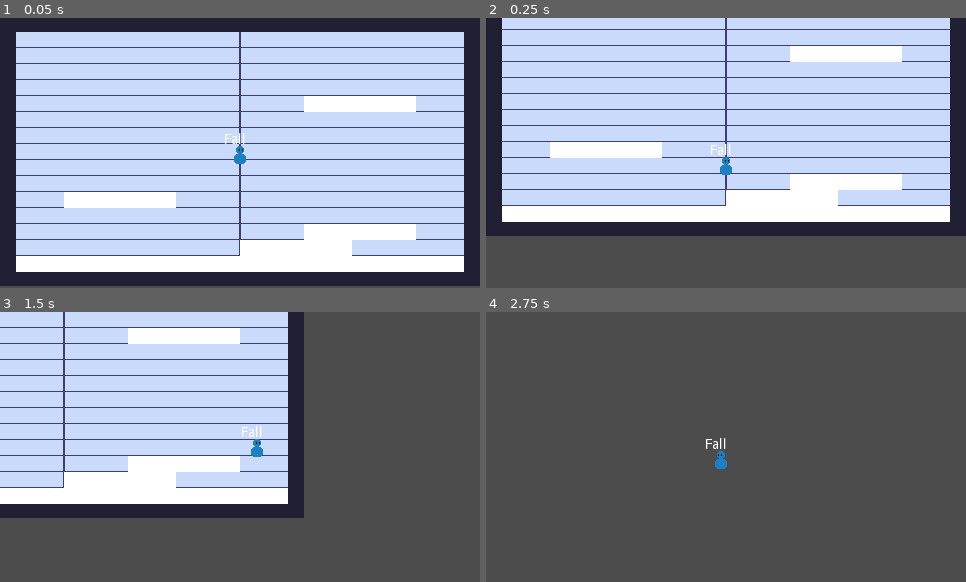
Above: before the commit, frames 1-4 (two rows, left to right).
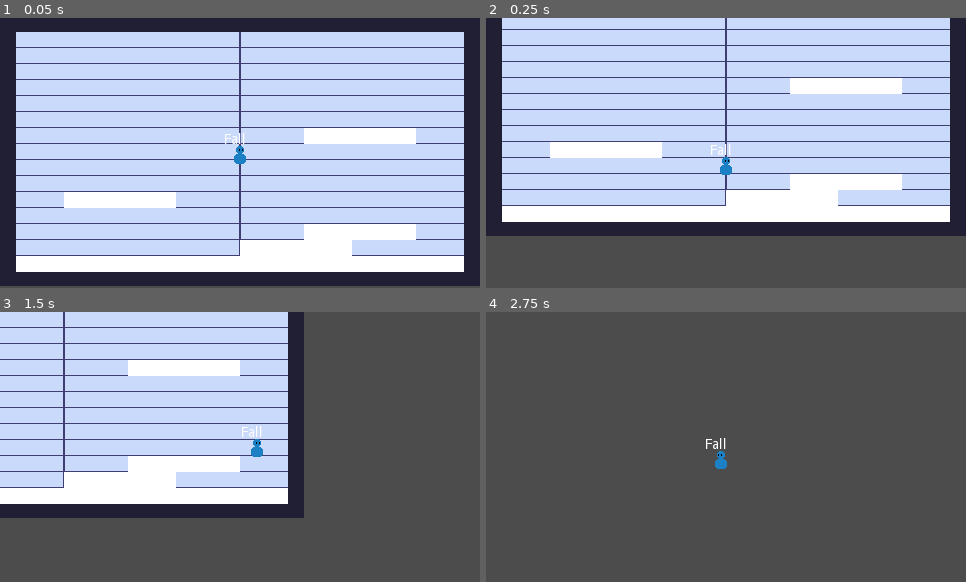
Above: after the commit, the same moments.

Repository: VuurMos/godot-3.5-platformer-character-controller
Game: Godot game, scene res://Game.tscn
Two runs of this game, one before a commit and one after it. Both use one fixed random seed, a clock stepped at 60 frames per second and the inputs below.
Inputs:
- Up to frame 1 (0.05 s): no input
- Up to frame 2 (0.25 s): no input
- Up to frame 3 (1.5 s): hold X (dash) 0.53-1.28 s; hold Right (right) from 0.53 s (still down); tap C (jump) at 0.77 s; tap X (dash) at 1.35 s
- Up to frame 4 (2.75 s): tap C (jump) at 1.52 s; release Right (right) at 2.03 s; hold Left (left) from 2.03 s (still down); hold X (dash) from 2.03 s (still down)

The runs differ from the first frame. In frame 1, 2.8% of the frame differs, in the area x 63-87%, y 28-47%; in frame 2, 2.8%; in frame 3, 2.8%; in frame 4, nothing differs.

Commit message:
Added dash to idle transition

Diff:
--- a/platformer-controller/Game.tscn
+++ b/platformer-controller/Game.tscn
@@ -26,4 +26,4 @@
 position = Vector2( -120, 48 )
 
 [node name="TestPlatform4" parent="." instance=ExtResource( 2 )]
-position = Vector2( 120, -48 )
+position = Vector2( 120, -16 )
--- a/platformer-controller/player/player-state-machine/player-states/player-dash-state.gd
+++ b/platformer-controller/player/player-state-machine/player-states/player-dash-state.gd
@@ -49,7 +49,10 @@
 			return
 
 		if player.is_on_floor():
-			state_machine.transition_to("Move")
+			if is_zero_approx(player.input_direction.x):
+				state_machine.transition_to("Idle")
+			else:
+				state_machine.transition_to("Move")
 
 
 func exit() -> void:
